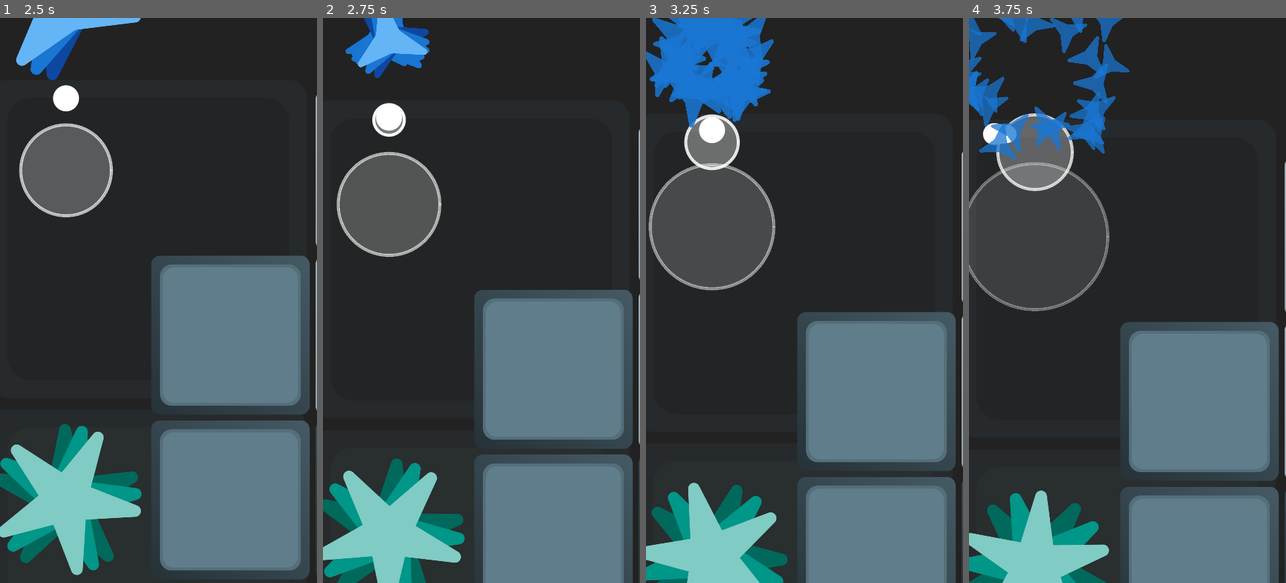
Above: before the commit, frames 1-4 (left to right).
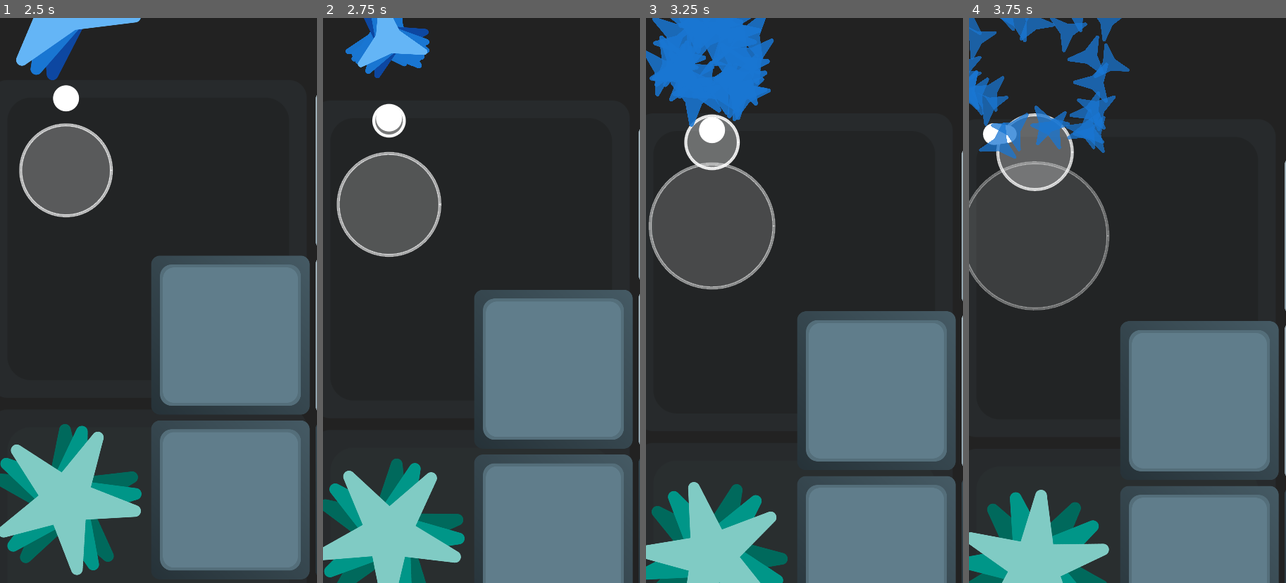
Above: after the commit, the same moments.

Repository: FSPinho/pixel-maze-godot
Game: Godot game, scene res://components/Game.tscn
Same seed, same stepped clock (60 frames per second), same inputs: the game is played once before the commit and once after it.
Inputs (mouse positions are in pixels of both pictures, inside the frame that each line leads up to):
- Up to frame 1 (2.5 s): tap Enter at 0.5 s; move the mouse to (142, 413) at 0.52 s; hold Up 0.53-2.03 s; click (142, 413) at 0.67 s; move the mouse to (253, 385) at 1.27 s; move the mouse to (63, 215) at 2.02 s; hold Left from 2.03 s (still down)
- Up to frame 2 (2.75 s): keep holding Left
- Up to frame 3 (3.25 s): keep holding Left; move the mouse to (820, 300) at 2.77 s; click (820, 300) at 2.92 s
- Up to frame 4 (3.75 s): move the mouse to (1079, 159) at 3.52 s; release Left at 3.53 s; hold Down from 3.53 s (still down)

Frame 1 is identical in both runs. In frame 2, 0.1% of the frame differs, in the area x 15-27%, y 15-22%; in frame 3, 1.4%; in frame 4, 1.7%, in the area x 0-100%, y 0-100%.

Commit message:
Changed block collision area

Diff:
--- a/components/common/Block.gd
+++ b/components/common/Block.gd
@@ -109,7 +109,7 @@
 
 	if self.sprites.size() > 1:
 		$Collision.shape = CircleShape2D.new()
-		$Collision.shape.radius = Config.BLOCK_SIZE / 2 * 0.85
+		$Collision.shape.radius = Config.BLOCK_SIZE / 2 * 0.86
 	else:
 		$Collision.shape = RectangleShape2D.new()
 		$Collision.shape.extents = Vector2(
